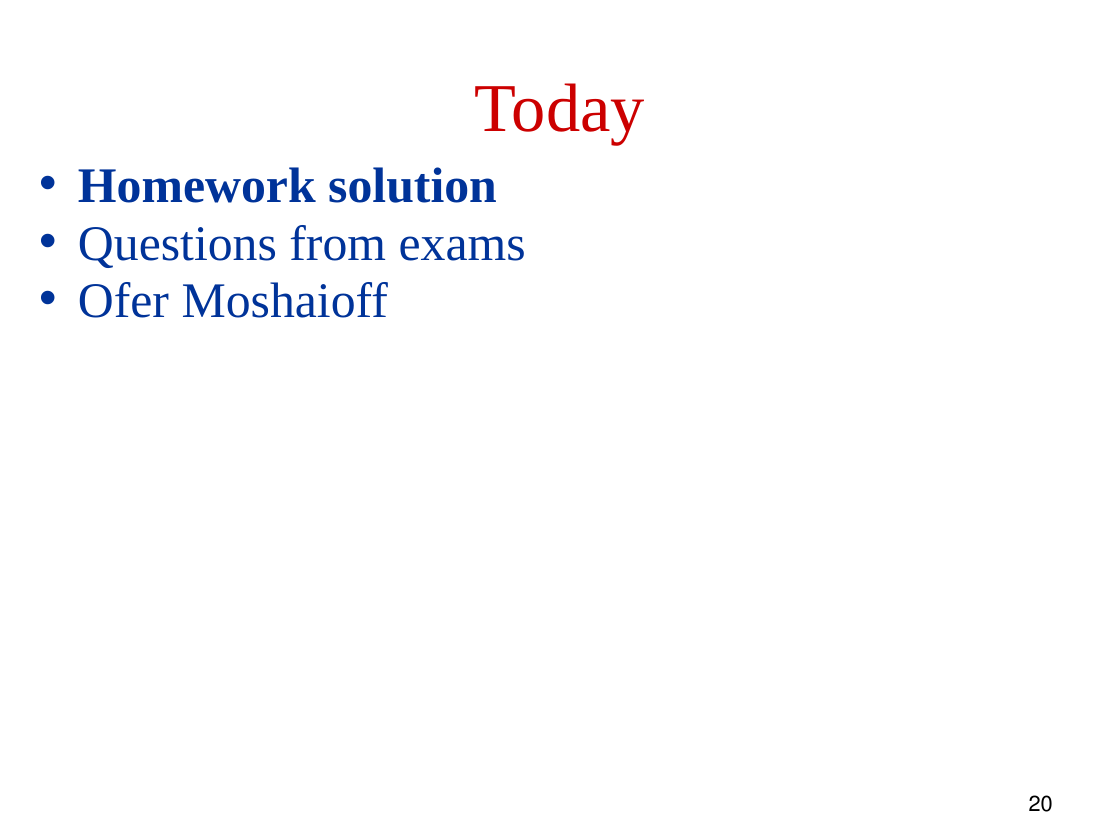
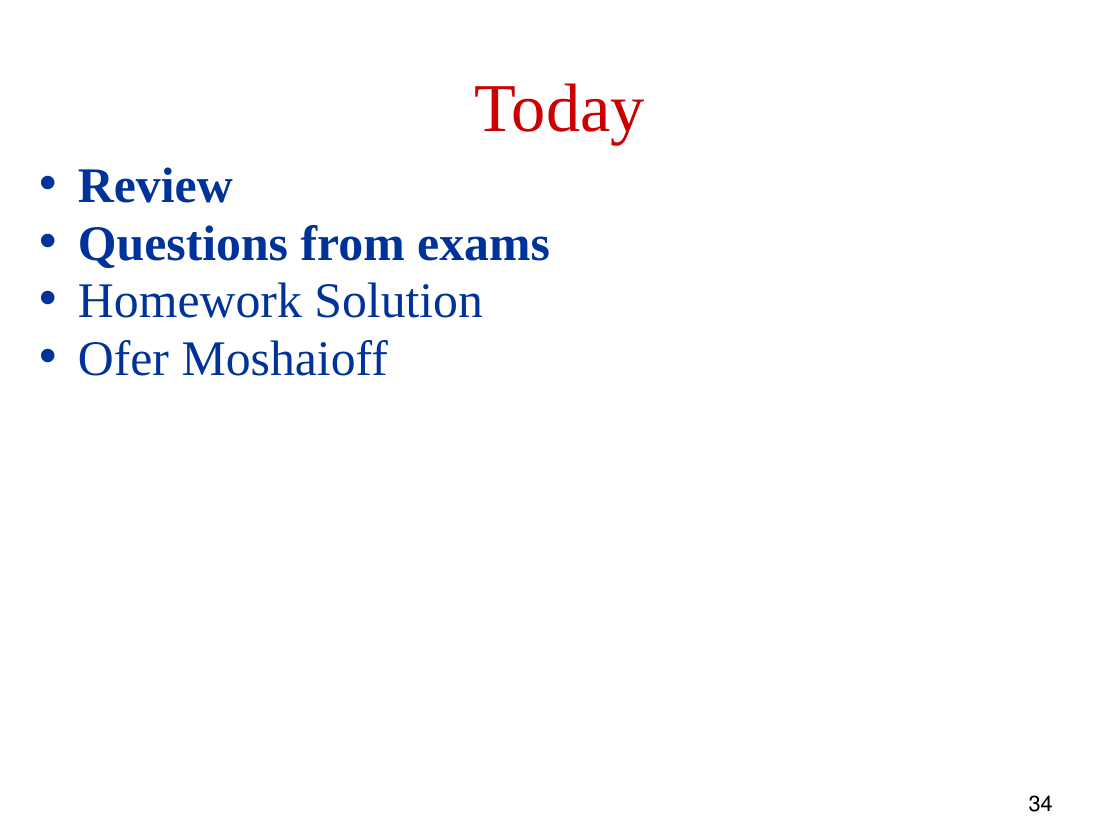
Before and after one commit to robintux/gip, a slide deck: slide 34 of Sessions/5/gip5.pptx (slide 20 before the commit). Drawn at 1120x840 pixels with LibreOffice and Linux fonts; fonts in the diff are those of the drawing. Boxes give left, top, right and bottom in pixels: in the first picture for what was removed or moved away, otherwise in the second. Text is boxed around its words. In the diff, an @@ line names an element or a change of style, - is before the commit and + after.

```diff
--- a/Sessions/5/gip5.pptx
+++ b/Sessions/5/gip5.pptx
@@ text at (78, 167, 233, 203): text changed @@
-• Homework solution
+• Review
@@ text at (78, 225, 550, 268): bold on in "Questions from exams" @@
@@ text at (78, 282, 483, 318): paragraph added @@
+• Homework Solution
@@ page number at (1029, 795, 1053, 812): text changed @@
-20
+34
```
Also in this commit, not shown: 14 other slides changed, 1 slide added.
